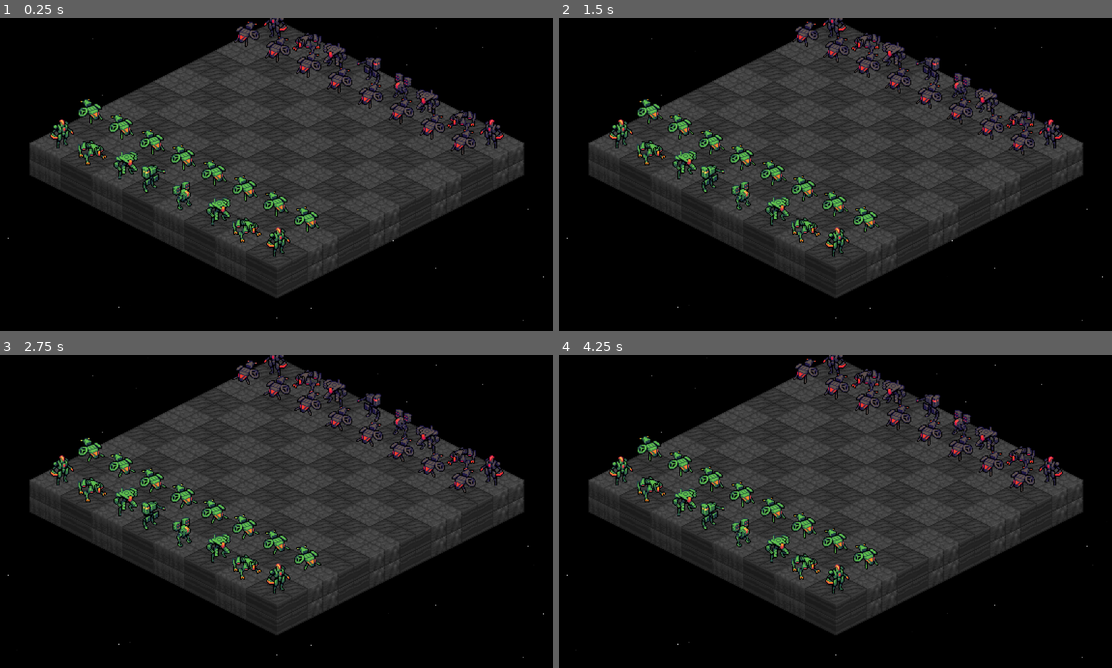
Above: before the commit, frames 1-4 (two rows, left to right).
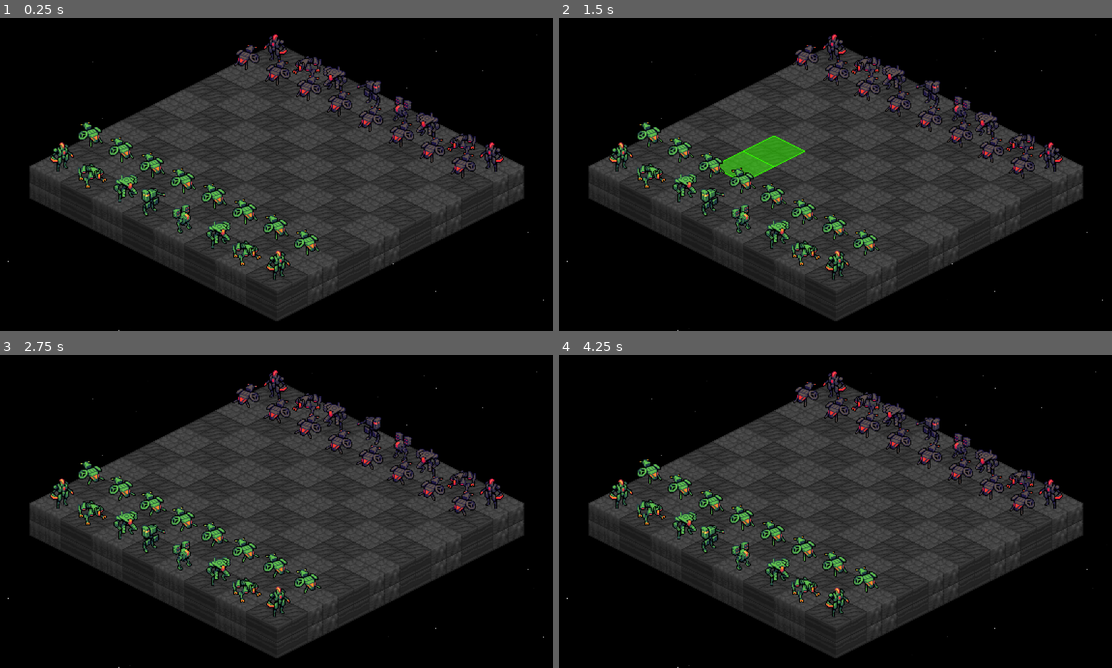
Above: after the commit, the same moments.

Repository: Tekknobot/Terrain
Game: Godot game, scene res://Scenes/IsoGrid.tscn
Two runs of this game, one before a commit and one after it. Both use one fixed random seed, a clock stepped at 60 frames per second and the inputs below. Sound files missing from this copy of the repository are replaced by a short silence.
Inputs (mouse positions are in pixels of both pictures, inside the frame that each line leads up to):
- Up to frame 1 (0.25 s): no input
- Up to frame 2 (1.5 s): tap Enter (ui_accept) at 0.5, 0.77 s; move the mouse to (957, 158) at 0.52 s; click (957, 158) at 0.67 s; drag from (724, 190) to (619, 133) at 1.27 s
- Up to frame 3 (2.75 s): move the mouse to (331, 442) at 2.02 s; click (331, 442) at 2.17 s
- Up to frame 4 (4.25 s): drag from (807, 574) to (653, 486) at 2.77 s; move the mouse to (1001, 558) at 3.52 s; click (1001, 558) at 3.67 s; tap Enter (ui_accept) at 3.77 s

The runs differ from the first frame. In frame 1, 25% of the frame differs, in the area x 1-99%, y 0-100%; in frame 2, 25%; in frame 3, 25%; in frame 4, 25%.

Commit message:
Offset camera.

Diff:
--- a/Scripts II/MapGen.gd
+++ b/Scripts II/MapGen.gd
@@ -217,6 +217,7 @@
 	var center_tile := Vector2i(grid_width >> 1, grid_height >> 1)
 	var center_world := to_global(map_to_local(center_tile))
 	cam.global_position = center_world
+	cam.global_position.y -= 24
 
 # ------------------------------------------------------------
 # BOARD QUERIES (for interaction / movement later)
--- a/Scripts II/TurnManager.gd
+++ b/Scripts II/TurnManager.gd
@@ -2,7 +2,7 @@
 extends Node
 
 @export var board_map_path: NodePath
-@export var show_highlights: bool = true            # now controls tile markers (on/off)
+@export var show_highlights: bool = true            # controls tile markers (on/off)
 @export var allow_select_any_color: bool = false
 @export var ai_plays_white: bool = false
 @export var ai_plays_black: bool = true
@@ -10,6 +10,10 @@
 # Move tile overlay settings
 @export var move_layer: int = 1                     # overlay layer to paint moves on
 @export var move_tile_id: int = 5                   # tile ID for "legal move" marker
+
+# Motion / animation
+@export var move_duration: float = 0.35             # seconds
+@export var move_ease: String = "sine_in_out"       # "sine_in_out","cubic_in_out","quad_in_out", etc.
 
 var board_map: TileMap
 var board: Array                                    # 8x8 array (Variant for simplicity)
@@ -17,6 +21,8 @@
 var selected_piece: Node = null
 var legal_for_selected: Array[Vector2i] = []
 var move_history: Array = []
+
+var is_animating: bool = false
 
 func _ready() -> void:
 	if board_map_path == NodePath(""):
@@ -48,8 +54,9 @@
 # INPUT
 # ---------------------------------------------------------------------
 func _input(event: InputEvent) -> void:
-	if _ai_controls(current_turn):
-		return  # human input blocked on AI side
+	# Block during animation or when AI controls this side
+	if is_animating or _ai_controls(current_turn):
+		return
 
 	if not (event is InputEventMouseButton):
 		return
@@ -67,7 +74,6 @@
 		return
 
 	var there: Node = board[tile.y][tile.x] as Node
-	# Debug print of clicked contents
 	if show_highlights:
 		if there == null:
 			print("Clicked tile: ", tile, " -> (empty)")
@@ -95,7 +101,7 @@
 	# Attempt move
 	for m in legal_for_selected:
 		if m == tile:
-			_perform_move(selected_piece, tile)
+			await _perform_move(selected_piece, tile)  # now async
 			_clear_selection()
 			await get_tree().process_frame
 			_maybe_ai_move()
@@ -379,33 +385,47 @@
 	board[to.y][to.x] = captured
 
 # ---------------------------------------------------------------------
-# PERFORM MOVE (SCENE + STATE)
+# PERFORM MOVE (SCENE + STATE)  — now animated + plays "move"
 # ---------------------------------------------------------------------
 func _perform_move(p: Node, to: Vector2i) -> void:
+	await _perform_move_impl(p, to)
+
+func _perform_move_impl(p: Node, to: Vector2i) -> void:
+	is_animating = true
+	_clear_move_tiles()
+
 	var from: Vector2i = _get_piece_tile_pos(p)
-
 	var captured: Node = board[to.y][to.x] as Node
+
+	# Update board state first (rules remain correct during animation)
 	_apply_board_move(from, to)
-	if captured != null and is_instance_valid(captured):
-		captured.queue_free()
-
-	_set_piece_tile_pos(p, to)
-
-	var world_center: Vector2 = _tile_to_global_center(to)
+
+	# Compute destination position (+ pixel offset, same as spawn)
+	var world_end: Vector2 = _tile_to_global_center(to)
 	var pixel_offset: Vector2 = Vector2.ZERO
 	var off = board_map.get("piece_pixel_offset")
 	if typeof(off) == TYPE_VECTOR2:
 		pixel_offset = off as Vector2
-	p.global_position = world_center + pixel_offset
+	world_end += pixel_offset
+
+	# Play "move" animation if available
+	_try_play_move_anim(p)
+
+	# Tween the piece to the destination
+	var tween := get_tree().create_tween()
+	_configure_tween_ease(tween)
+	tween.tween_property(p, "global_position", world_end, max(0.0, move_duration))
+	await tween.finished
+
+	# Now lock in the tile_pos & remove captured piece (if still alive)
+	_set_piece_tile_pos(p, to)
+	if captured != null and is_instance_valid(captured):
+		captured.queue_free()
 
 	# Promotion (auto-queen)
 	var typ: String = _effective_type(p)
 	var col: String = _effective_color(p)
-	var promote_row: int = 0
-	if col == "white":
-		promote_row = 0
-	else:
-		promote_row = 7
+	var promote_row: int = (0 if col == "white" else 7)
 	if typ == "pawn" and to.y == promote_row:
 		p.set_meta("piece_type", "queen")
 		if p.has_method("set"):
@@ -415,11 +435,38 @@
 	current_turn = _opponent(current_turn)
 
 	rebuild_board()
-
-func _ai_controls(color: String) -> bool:
-	if color == "white":
-		return ai_plays_white
-	return ai_plays_black
+	is_animating = false
+
+# Try to play a "move" animation on common node types
+func _try_play_move_anim(p: Node) -> void:
+	# AnimationPlayer child named "AnimationPlayer"
+	var ap := p.get_node_or_null("AnimationPlayer")
+	if ap is AnimationPlayer:
+		var apc := ap as AnimationPlayer
+		if apc.has_animation("move"):
+			apc.play("move")
+			return
+	# AnimatedSprite2D or anything with play("move")
+	if p.has_method("play"):
+		# Some sprites need setting the current animation name first
+		if p.has_method("set_animation"):
+			p.call("set_animation", "move")
+		p.call("play", "move")
+
+# Configure tween easing from string
+func _configure_tween_ease(t: Tween) -> void:
+	match move_ease.to_lower():
+		"cubic_in_out":
+			t.set_trans(Tween.TRANS_CUBIC).set_ease(Tween.EASE_IN_OUT)
+		"quad_in_out":
+			t.set_trans(Tween.TRANS_QUAD).set_ease(Tween.EASE_IN_OUT)
+		"expo_in_out":
+			t.set_trans(Tween.TRANS_EXPO).set_ease(Tween.EASE_IN_OUT)
+		"back_in_out":
+			t.set_trans(Tween.TRANS_BACK).set_ease(Tween.EASE_IN_OUT)
+		_:
+			# default: sine in/out
+			t.set_trans(Tween.TRANS_SINE).set_ease(Tween.EASE_IN_OUT)
 
 # ---------------------------------------------------------------------
 # AI (simple greedy: prefer capture of highest value; else random legal)
@@ -428,6 +475,9 @@
 	# Only act if AI controls the side to play
 	if not _ai_controls(current_turn):
 		return
+	# Wait if an animation is still going
+	while is_animating:
+		await get_tree().process_frame
 
 	await get_tree().process_frame
 	rebuild_board()
@@ -467,15 +517,20 @@
 	var idx: int = randi() % best.size()
 	var choice: Dictionary = best[idx]
 
-	# Perform the AI move
+	# Perform the AI move (animated)
 	var piece: Node = choice["piece"]
 	var to: Vector2i = choice["to"]
-	_perform_move(piece, to)
+	await _perform_move_impl(piece, to)
 
 	# If both sides are AI, schedule the opponent's move next frame
 	if _ai_controls(current_turn):
 		await get_tree().process_frame
 		_maybe_ai_move()
+
+func _ai_controls(color: String) -> bool:
+	if color == "white":
+		return ai_plays_white
+	return ai_plays_black
 
 func _piece_value(t: String) -> int:
 	match t:
